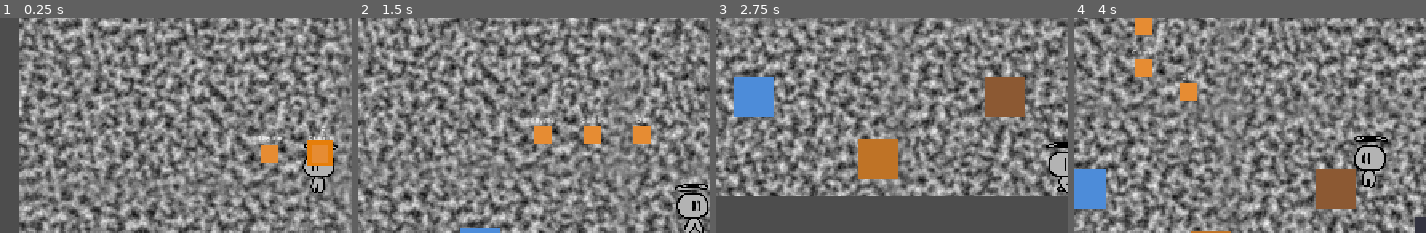
Above: before the commit, frames 1-4 (left to right).
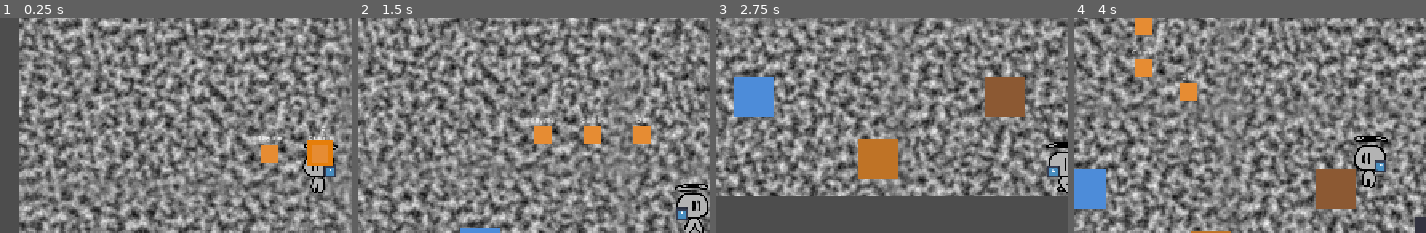
Above: after the commit, the same moments.

Repository: Saitamadupauvre/brotatomato
Game: Godot game, scene res://scenes/main/main.tscn
Same seed, same stepped clock (60 frames per second), same inputs: the game is played once before the commit and once after it. The engine's default icon, where the game draws it, is replaced by a stand-in: a white triangle on a blue panel in a dark square.
Inputs (mouse positions are % of the whole screen's width and height, from its top left):
- Up to frame 1 (0.25 s): no input
- Up to frame 2 (1.5 s): tap Enter at 0.5 s; move the mouse to (82, 47) at 0.52 s; press the mouse at (82, 47) at 0.53 s; hold D (move_right) 0.53-1.28 s; move the mouse to (34, 58) at 1.27 s; release the mouse at (34, 58) at 1.28 s; hold S (move_down) from 1.28 s (still down); tap Shift (dash) at 1.35 s
- Up to frame 3 (2.75 s): move the mouse to (68, 29) at 2.02 s; release S (move_down) at 2.03 s; hold D (move_right) from 2.03 s (still down); hold E (interact) from 2.03 s (still down)
- Up to frame 4 (4 s): move the mouse to (51, 73) at 2.77 s; release D (move_right) at 2.78 s; release E (interact) at 2.78 s; hold W (move_up) 2.78-3.53 s; tap R (move_plot) at 2.85 s; click (51, 73) at 2.92 s; move the mouse to (91, 68) at 3.52 s; hold A (move_left) from 3.53 s (still down); hold G (place_plot) from 3.53 s (still down)
The pictures show only the part of the screen within x 11-61%, y 18-68%; the shares and areas given below are measured in that part.

The runs differ from the first frame. In frame 1, 0.2% of the frame differs, in the area x 91-96%, y 67-74%; in frame 2, 0.2%, in the area x 90-94%, y 87-94%; in frame 3, 0.2%; in frame 4, 0.2%.

Commit message:
chore(state): equip starting sword for held-item testing

Diff:
--- a/scripts/autoload/game_state.gd
+++ b/scripts/autoload/game_state.gd
@@ -82,6 +82,10 @@
 	add_item("materials", STARTING_MATERIALS)
 	add_item("crop", STARTING_CROP)
 	_spawn_starting_villagers()
+	# TEMP: starting weapon so the held-item sprite (#47) has something to
+	# show without going through the shop first. Remove/tune before ship.
+	add_item("sword", 1)
+	equip_item("sword")
 
 
 ## Villagers ARE the tomato/life count (#36) — spawning the starting
